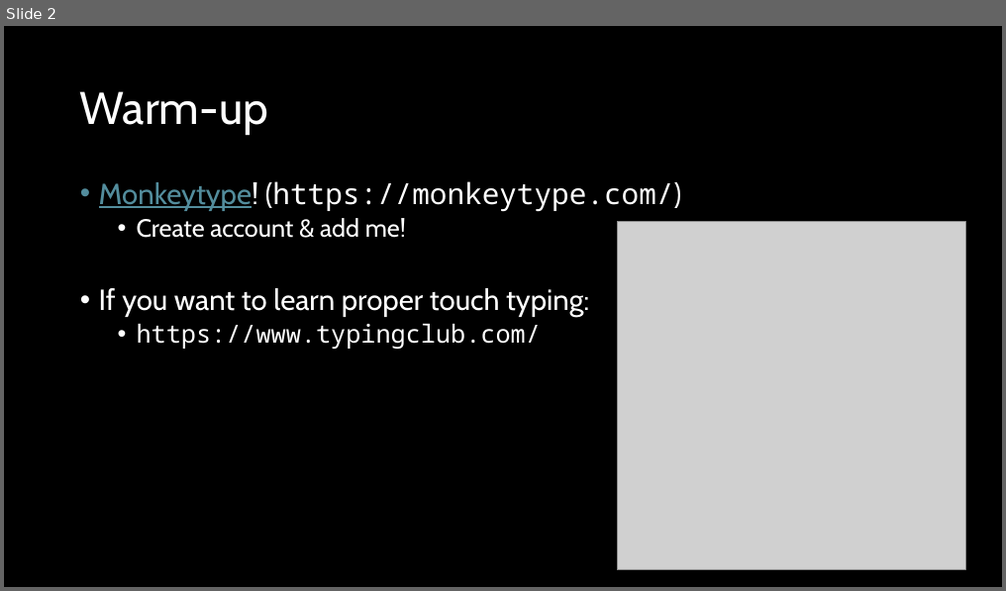
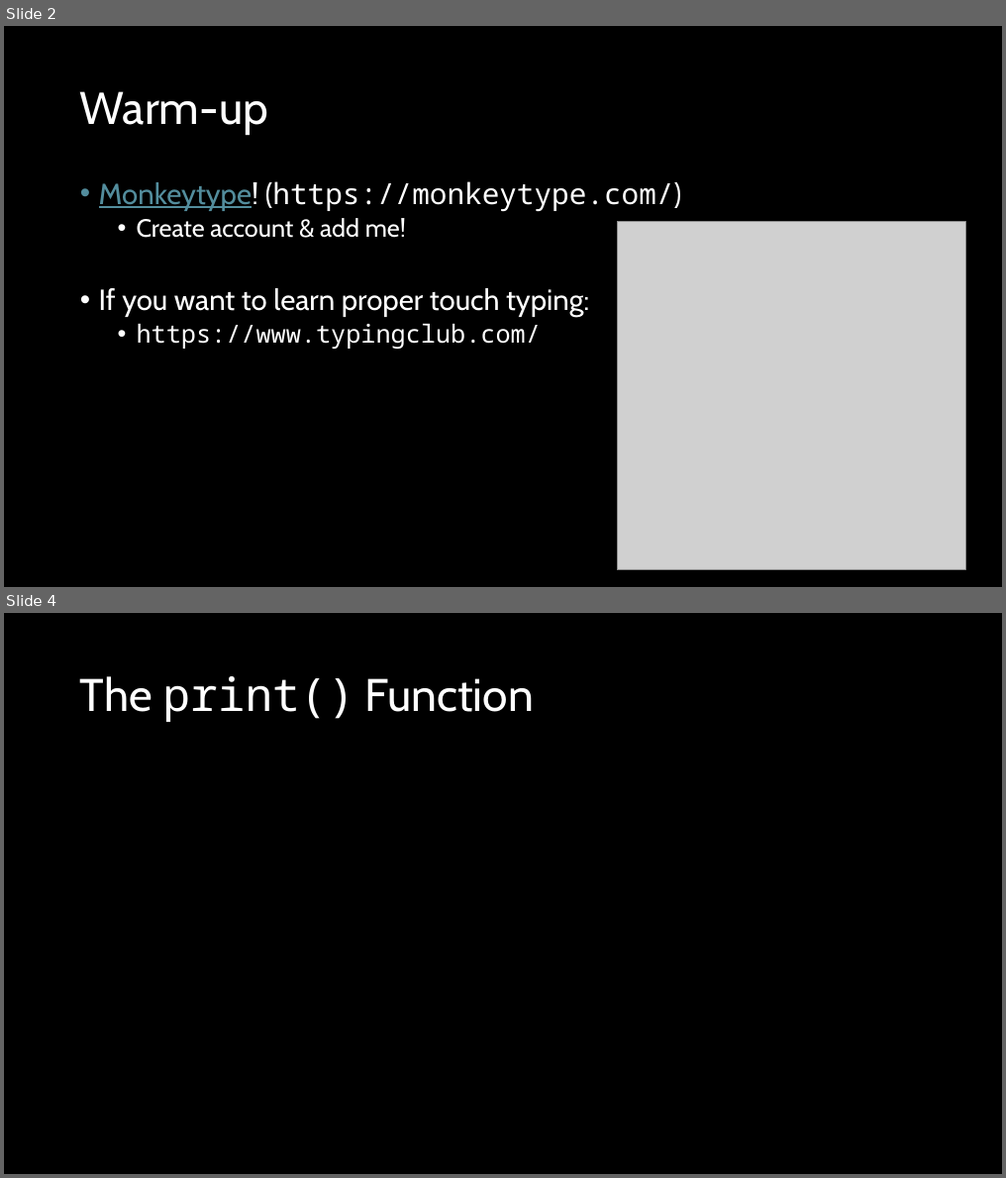
Before and after one commit to d-guh/computer-courses, a slide deck: intro-to-python/03/lesson-03.pptx. Shown one above the other, each under a label of ours: slide 2 before the commit, slides 2 and 4 after it; the slides between them are not shown. The pictures are 1006x591 and 1006x1178 pixels, drawn with LibreOffice and Linux fonts; fonts in the diff are those of the drawing; grey boxes stand for pictures; background and template pictures are left out. Boxes give left, top, right and bottom in pixels: in the first picture for what was removed or moved away, otherwise in the second. Text is boxed around its words. In the diff, an @@ line names an element or a change of style, - is before the commit and + after.

```diff
--- a/intro-to-python/03/lesson-03.pptx
+++ b/intro-to-python/03/lesson-03.pptx
@@ slide 4 added at (4, 613, 1002, 1174), background #000000 @@
@@ title added at (80, 676, 534, 722), 44 pt, text #FFFFFF @@
+The print() Function
```
Also in this commit, not shown: 2 slides changed, 11 other slides added, 1 other file.
